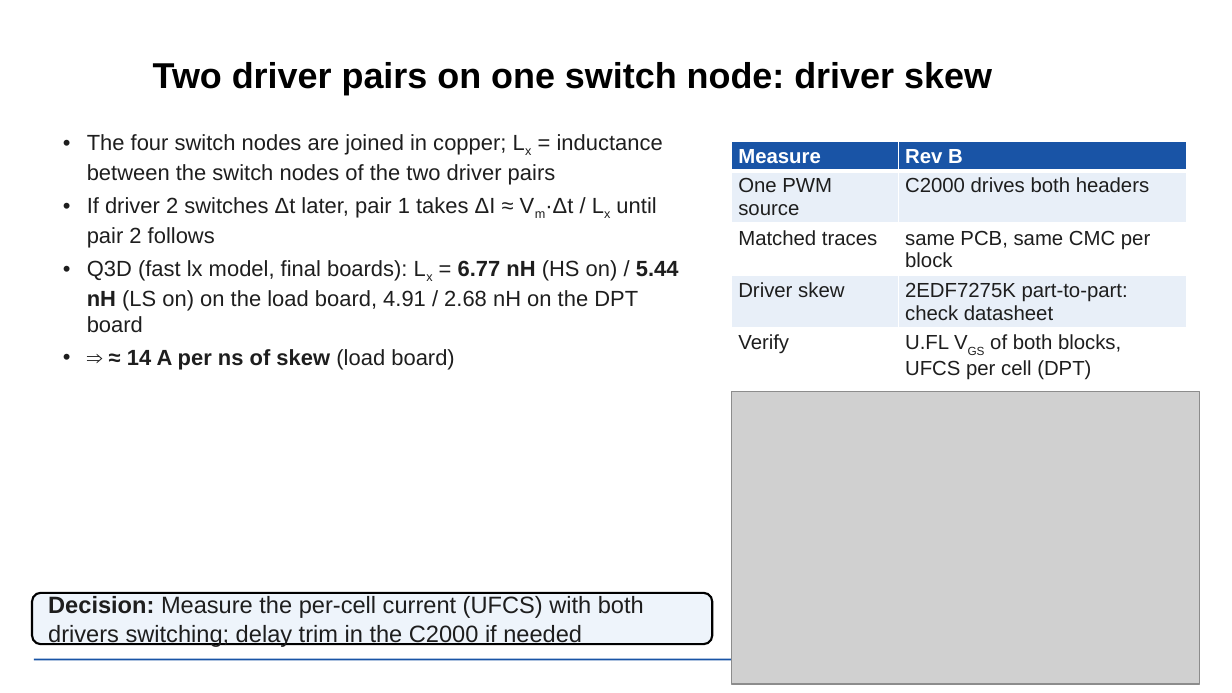
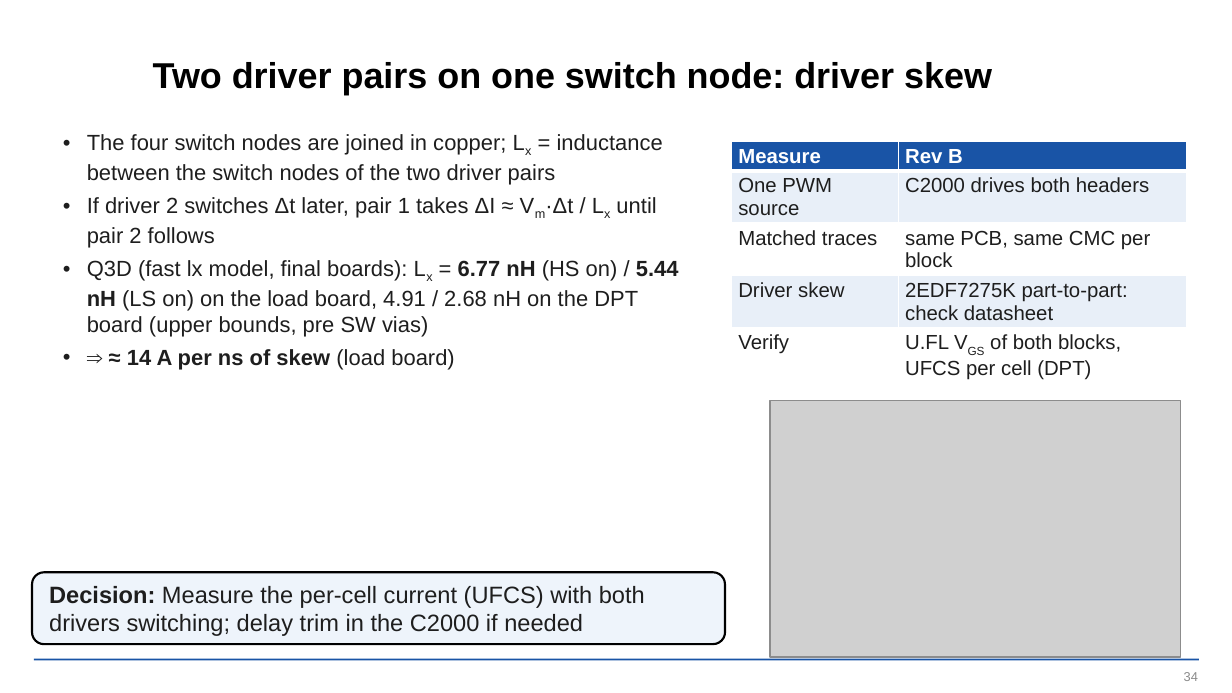
Before and after one commit to EnesAyaz/KTH, a slide deck: slide 34 of PCB-Design/reports/slides/spb_revb_design_flow.pptx. Drawn at 1232x693 pixels with LibreOffice and Linux fonts; fonts in the diff are those of the drawing; grey boxes stand for pictures; background and template pictures are left out. Boxes give left, top, right and bottom in pixels: in the first picture for what was removed or moved away, otherwise in the second. Text is boxed around its words. In the diff, an @@ line names an element or a change of style, - is before the commit and + after.

```diff
--- a/PCB-Design/reports/slides/spb_revb_design_flow.pptx
+++ b/PCB-Design/reports/slides/spb_revb_design_flow.pptx
@@ table: place and size @@
-table at box(732, 142, 1186, 395)
+table at box(732, 142, 1186, 384)
@@ text at box(87, 260, 679, 337): text changed @@
-• Q3D (fast lx model, final boards): Lx = 6.77 nH (HS on) / 5.44 nH (LS on) on the load board, 4.91 / 2.68 nH on the DPT board
+• Q3D (fast lx model, final boards): Lx = 6.77 nH (HS on) / 5.44 nH (LS on) on the load board, 4.91 / 2.68 nH on the DPT board (upper bounds, pre SW vias)
@@ picture: place and size @@
-picture at box(732, 392, 1200, 685)
+picture at box(770, 400, 1180, 657)
@@ rounded rectangle "Decision: Measure the per-cell current ...": place and size @@
-rounded rectangle "Decision: Measure the per-cell current ..." at box(32, 593, 712, 644)
+rounded rectangle "Decision: Measure the per-cell current ..." at box(32, 573, 724, 644)
```
Also in this commit, not shown: 24 other slides changed, 17 other files.
